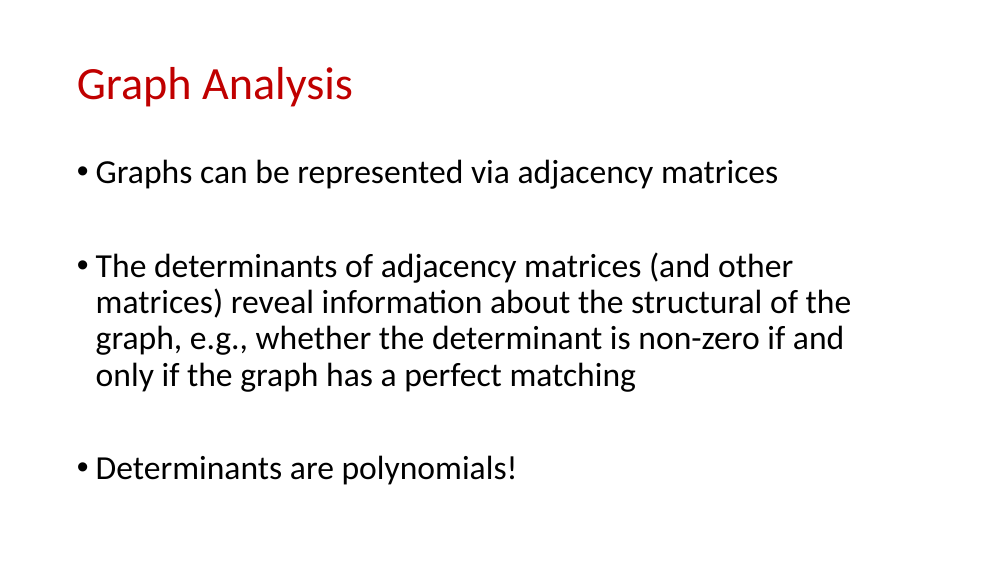
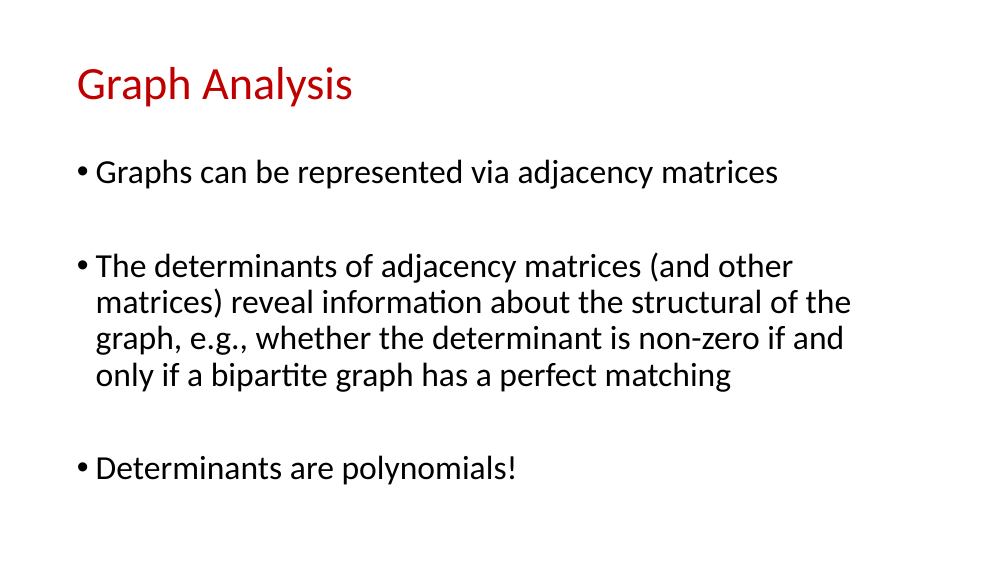
Before and after one commit to samsonzhou/samsonzhou.github.io, a slide deck: slide 11 of CSCE658-S24/L2.pptx. Drawn at 1008x567 pixels with LibreOffice and Linux fonts; fonts in the diff are those of the drawing. Boxes give left, top, right and bottom in pixels: in the first picture for what was removed or moved away, otherwise in the second. Text is boxed around its words. In the diff, an @@ line names an element or a change of style, - is before the commit and + after.

```diff
--- a/CSCE658-S24/L2.pptx
+++ b/CSCE658-S24/L2.pptx
@@ text at [96, 252, 852, 392]: text changed @@
-• The determinants of adjacency matrices (and other matrices) reveal information about the structural of the graph, e.g., whether the determinant is non-zero if and only if the graph has a perfect matching
+• The determinants of adjacency matrices (and other matrices) reveal information about the structural of the graph, e.g., whether the determinant is non-zero if and only if a bipartite graph has a perfect matching
```
Also in this commit, not shown: 7 other files.
